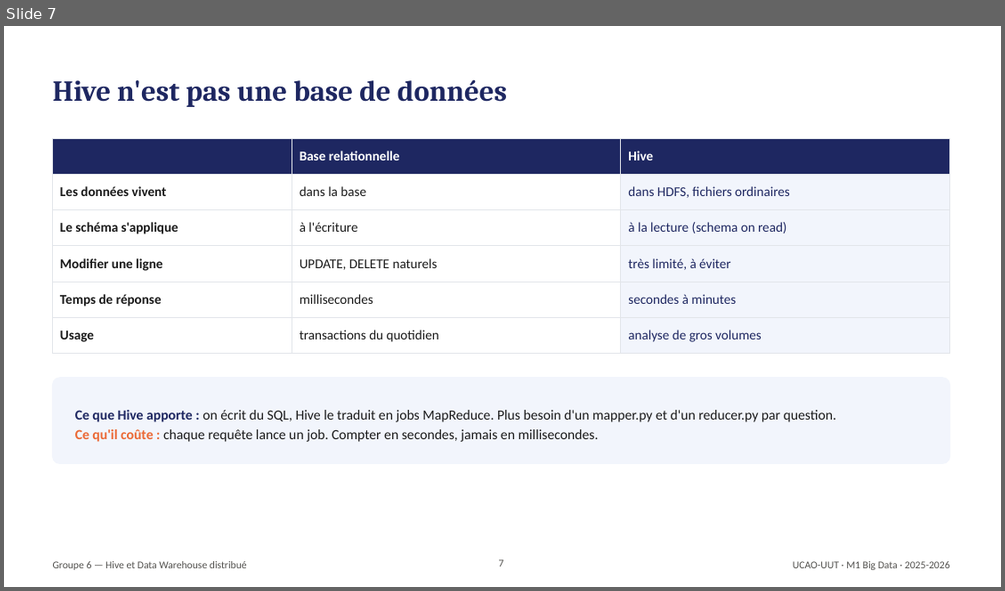
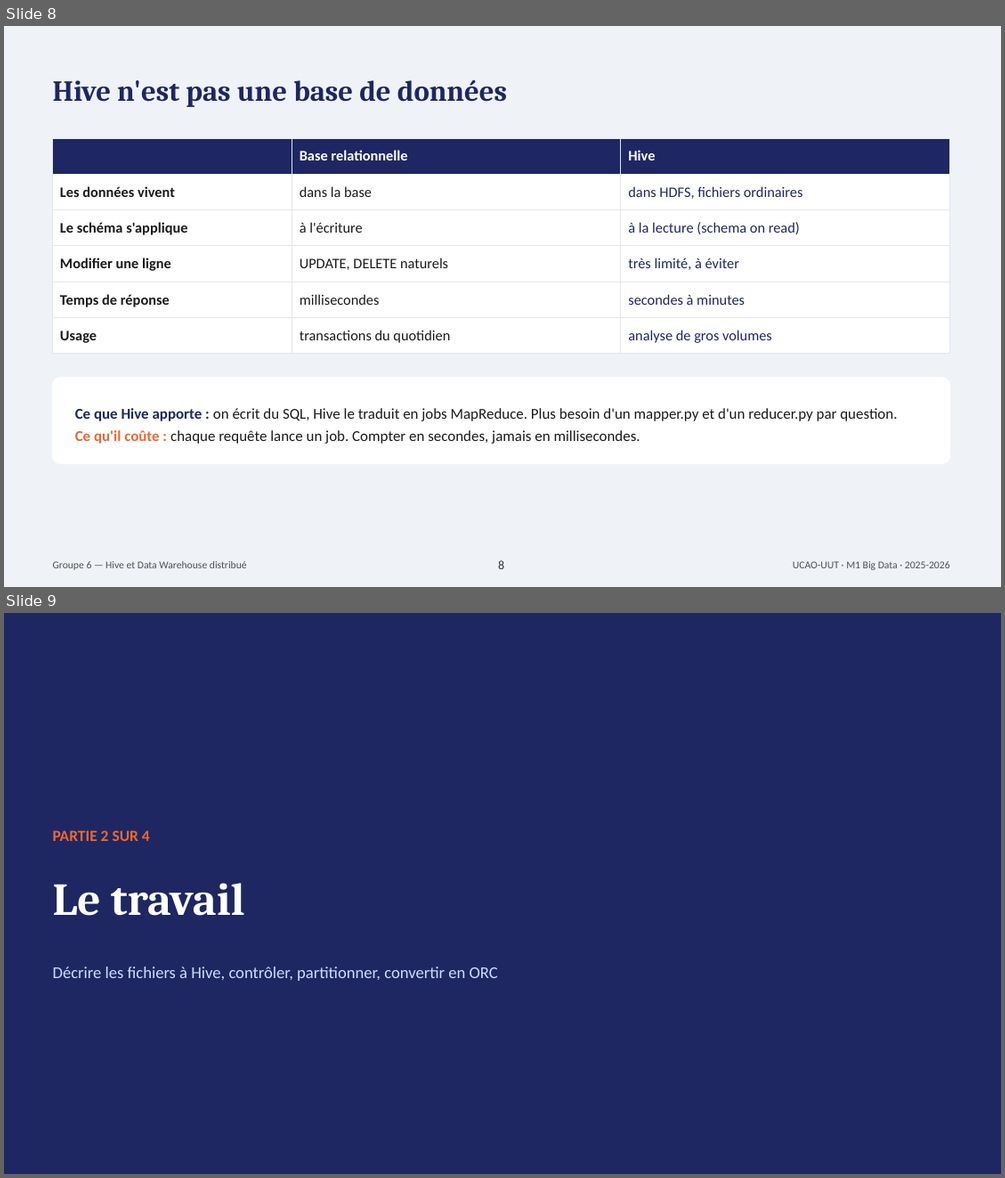
Before and after one commit to donaldamah/TP6-HIVE-Groupe6, a slide deck: Expose6_Hive_Groupe6.pptx. Shown one above the other, each under a label of ours: slide 7 before the commit, slides 8 and 9 after it. The pictures are 1005x591 and 1005x1178 pixels, drawn with LibreOffice and Linux fonts; fonts in the diff are those of the drawing. Boxes give left, top, right and bottom in pixels: in the first picture for what was removed or moved away, otherwise in the second. Text is boxed around its words. In the diff, an @@ line names an element or a change of style, - is before the commit and + after.

```diff
--- a/Expose6_Hive_Groupe6.pptx
+++ b/Expose6_Hive_Groupe6.pptx
@@ slide 9 added at box(4, 613, 1001, 1174), background #1E2761 @@
@@ text added at box(53, 830, 150, 841), 15 pt, text #EB6834, bold @@
+PARTIE 2 SUR 4
@@ text added at box(53, 883, 245, 916), 44 pt, text #FFFFFF, bold @@
+Le travail
@@ text added at box(53, 966, 498, 981), 16 pt, text #CADCFC @@
+Décrire les fichiers à Hive, contrôler, partitionner, convertir en ORC
@@ what was slide 7 is now slide 8 @@
@@ slide 8 changed as well @@
@@ background #FFFFFF to #EFF2F7 @@
@@ table at box(53, 138, 950, 346) @@
@@ fill #F2F5FC to #FFFFFF in 5 cells @@
@@ size 13 to 14 pt @@
@@ rounded rectangle at box(53, 378, 950, 464): fill #F2F5FC to #FFFFFF; outline #F2F5FC 1 pt to #FFFFFF 1 pt @@
@@ text "Ce que Hive apporte : ..." at box(75, 408, 897, 443): size 13.5 to 14.5 pt @@
@@ page number at box(498, 560, 504, 569): text changed; size 10 to 12 pt; text colour #52514E to #353430 @@
-7
+8
```
Also in this commit, not shown: 18 other slides changed, 3 other slides added, 11 other files.
